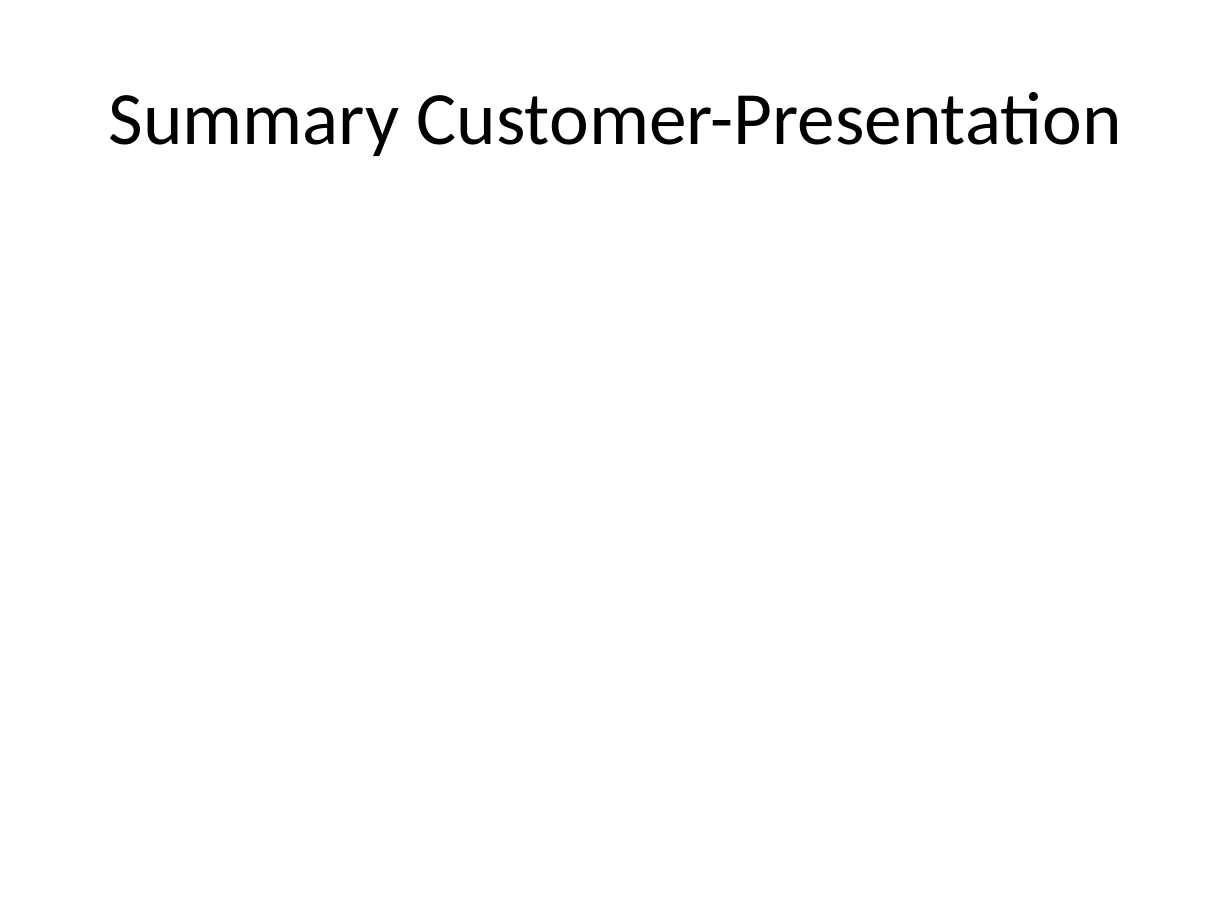
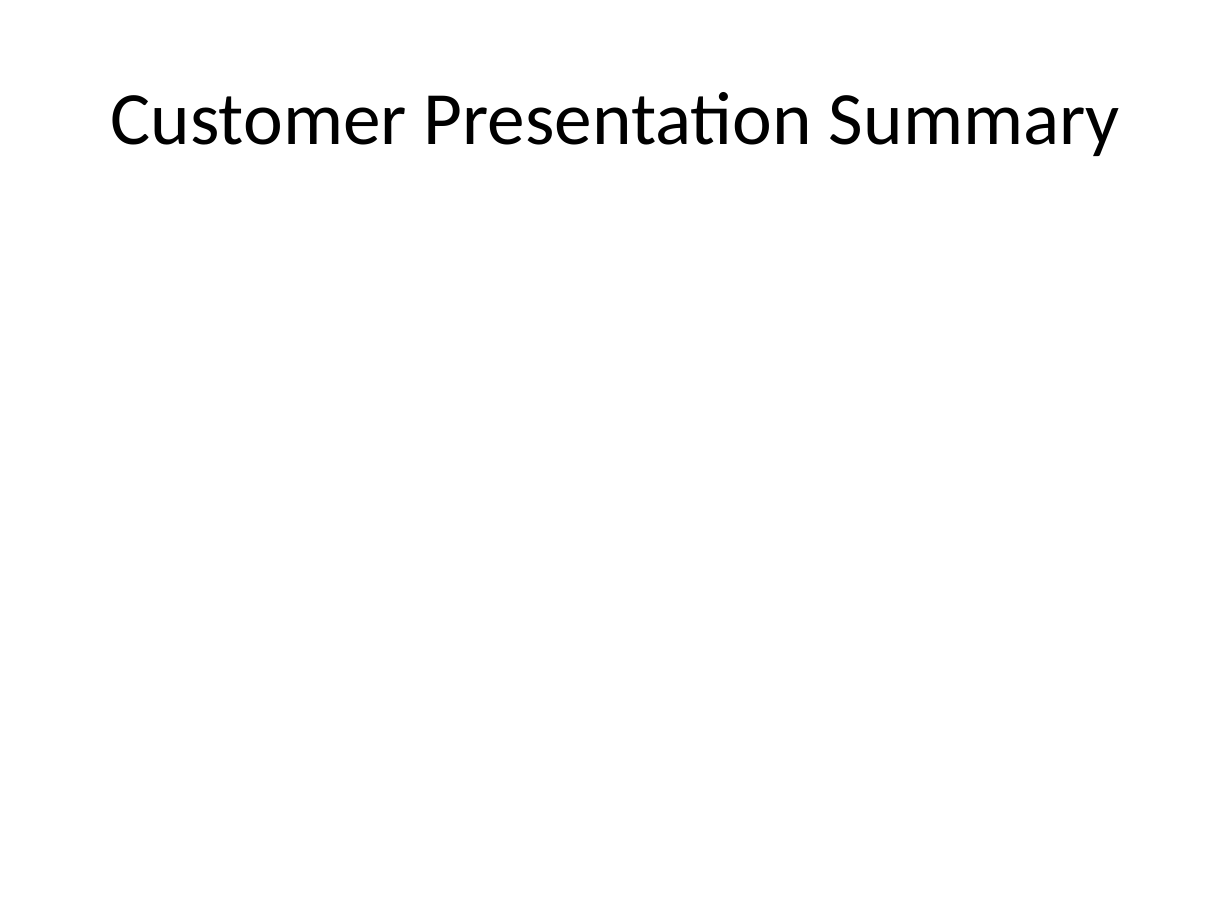
Before and after one commit to markusmo/HotelSoftware, a slide deck: slide 13 of Documentation/Praesentation/PresentationRoomanizer.pptx (slide 12 before the commit). Drawn at 1232x924 pixels with LibreOffice and Linux fonts; fonts in the diff are those of the drawing. Boxes give left, top, right and bottom in pixels: in the first picture for what was removed or moved away, otherwise in the second. Text is boxed around its words. In the diff, an @@ line names an element or a change of style, - is before the commit and + after.

```diff
--- a/Documentation/Praesentation/PresentationRoomanizer.pptx
+++ b/Documentation/Praesentation/PresentationRoomanizer.pptx
@@ title at bbox=[111, 92, 1120, 156]: text changed @@
-Summary Customer-Presentation
+Customer Presentation Summary
```
Also in this commit, not shown: 3 other slides changed, 2 slides added, 1 other file.
